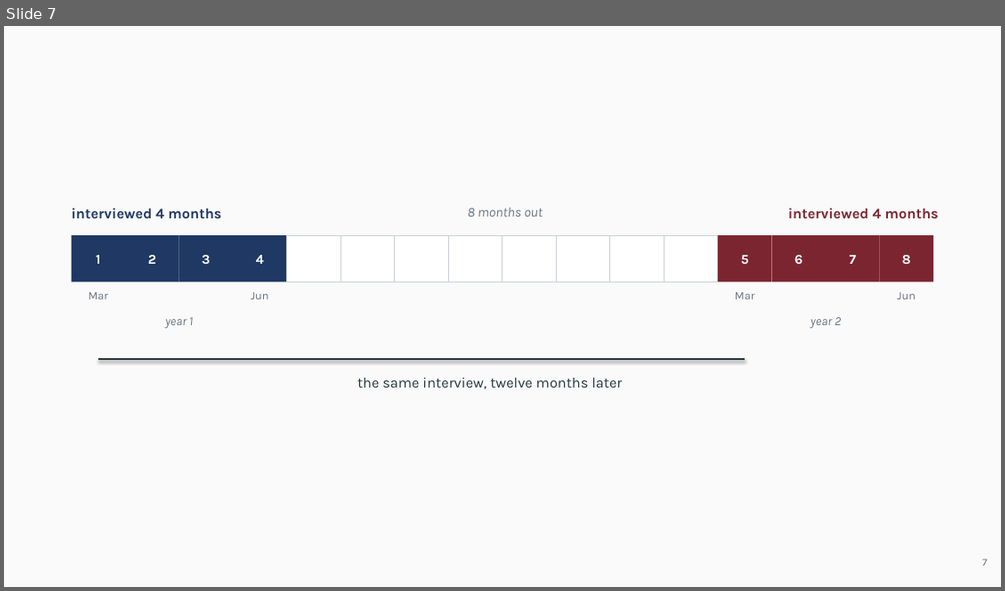
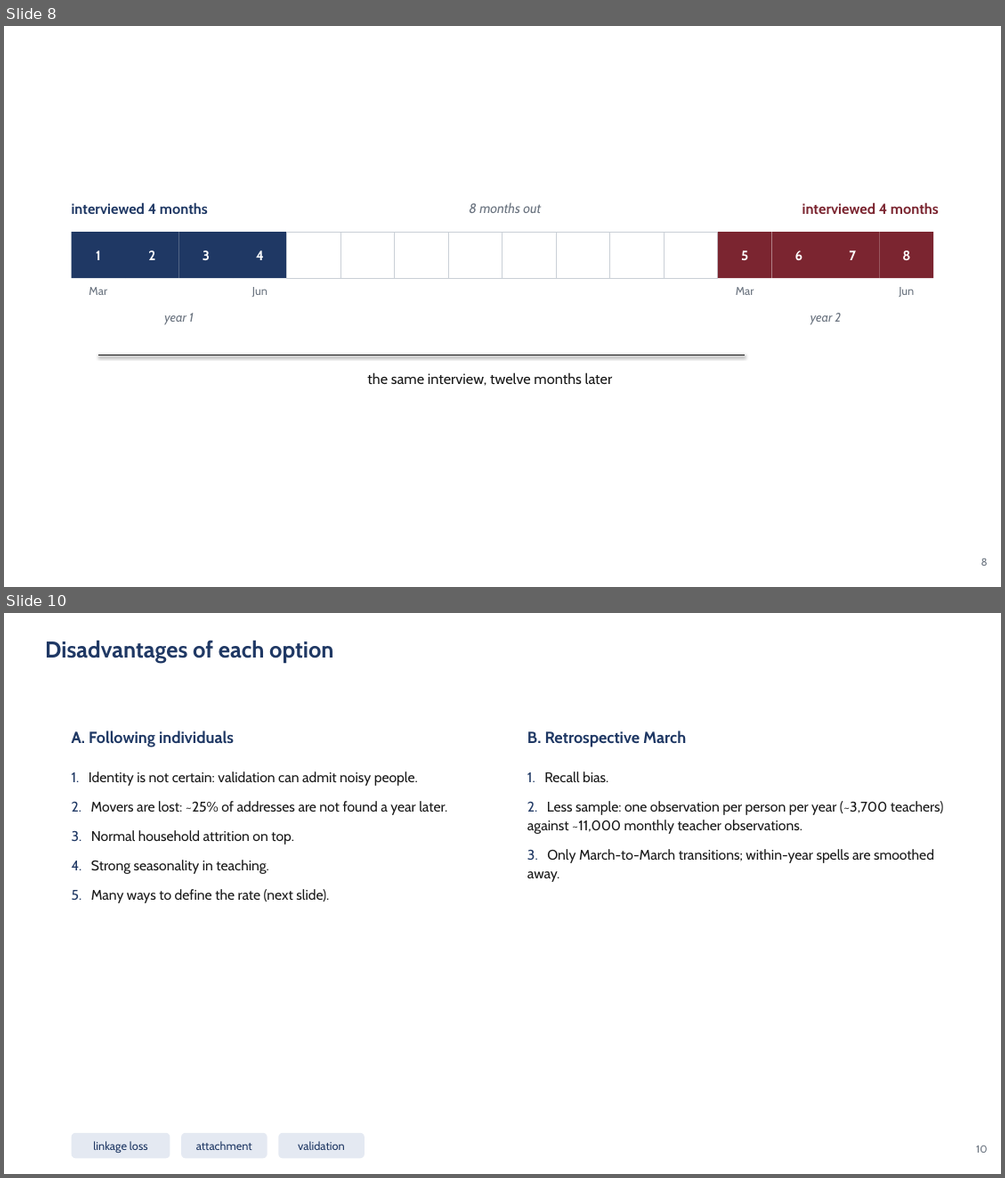
Before and after one commit to jedr1-ship-it/Alternative-Pathways----Quant, a slide deck: report/data_cluster/Proyect_US_cluster.pptx. Shown one above the other, each under a label of ours: slide 7 before the commit, slides 8 and 10 after it; the slides between them are not shown. The pictures are 1005x591 and 1005x1178 pixels, drawn with LibreOffice and Linux fonts; fonts in the diff are those of the drawing. Boxes give left, top, right and bottom in pixels: in the first picture for what was removed or moved away, otherwise in the second. Text is boxed around its words. In the diff, an @@ line names an element or a change of style, - is before the commit and + after.

```diff
--- a/report/data_cluster/Proyect_US_cluster.pptx
+++ b/report/data_cluster/Proyect_US_cluster.pptx
@@ slide 10 added at (4, 613, 1001, 1174), background #FFFFFF @@
@@ text added at (45, 640, 333, 663), 22 pt, text #1F3864, bold @@
+Disadvantages of each option
@@ text added at (72, 730, 234, 747), 15.5 pt, text #1F3864, bold @@
+A. Following individuals
@@ text added at (527, 730, 686, 747), 15.5 pt, text #1F3864, bold @@
+B. Retrospective March
@@ text added at (72, 771, 447, 903), 13.5 pt, text #1A1A1A @@
+1. Identity is not certain: validation can admit noisy people.
+2. Movers are lost: ~25% of addresses are not found a year later.
+3. Normal household attrition on top.
+4. Strong seasonality in teaching.
+5. Many ways to define the rate (next slide).
@@ text added at (527, 771, 944, 882), 13.5 pt, text #1A1A1A @@
+1. Recall bias.
+2. Less sample: one observation per person per year (~3,700 teachers) against ~11,000 monthly teacher observations.
+3. Only March-to-March transitions; within-year spells are smoothed away.
@@ rounded rectangle added at (72, 1133, 170, 1159), fill #E4E9F2, 11 pt, text #1F3864 @@
+linkage loss
@@ rounded rectangle added at (181, 1133, 267, 1159), fill #E4E9F2, 11 pt, text #1F3864 @@
+attachment
@@ rounded rectangle added at (278, 1133, 364, 1159), fill #E4E9F2, 11 pt, text #1F3864 @@
+validation
@@ text added at (976, 1144, 987, 1152), 10 pt, text #6B7480 @@
+10
@@ what was slide 7 is now slide 8 @@
@@ slide 8 changed as well @@
@@ background #FAFAFA to #FFFFFF @@
@@ font Karla to Cabin in 17 elements at (72, 202, 208, 214), (469, 202, 541, 213), (802, 202, 938, 214), (72, 232, 125, 278), (125, 232, 179, 278), (179, 232, 233, 278), (233, 232, 287, 278), (718, 232, 772, 278), (772, 232, 825, 278), (825, 232, 880, 278), (880, 232, 933, 278), (89, 287, 107, 295), (252, 287, 267, 297), (736, 287, 754, 295), (898, 287, 914, 297), (164, 313, 194, 325), (810, 313, 841, 325) @@
@@ 16 rectangles, 1 line: place and size @@
-16 rectangles, 1 line at (72, 235, 933, 359)
+16 rectangles, 1 line at (72, 232, 933, 355)
@@ line (98, 355) - (745, 355): stroke #23373B 1.4 pt to #1A1A1A 1.4 pt @@
@@ text "the same interview, twelve months ..." at (367, 372, 613, 386): font Karla to Cabin, text colour #23373B to #1A1A1A @@
@@ text at (981, 558, 987, 565): text changed; font Karla to Cabin @@
-7
+8
```
Also in this commit, not shown: 5 other slides changed, 36 other slides added, 24 slides removed, 11 other files.
